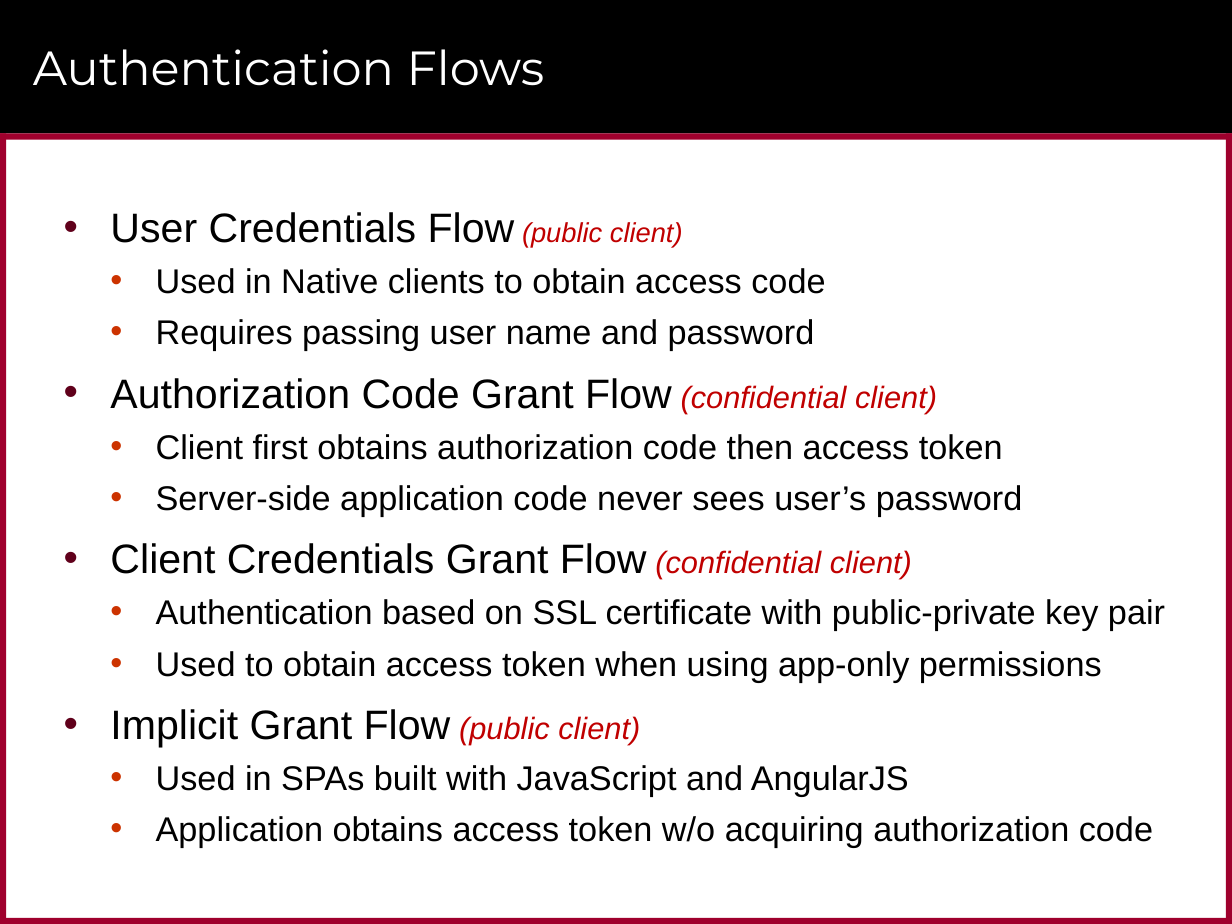
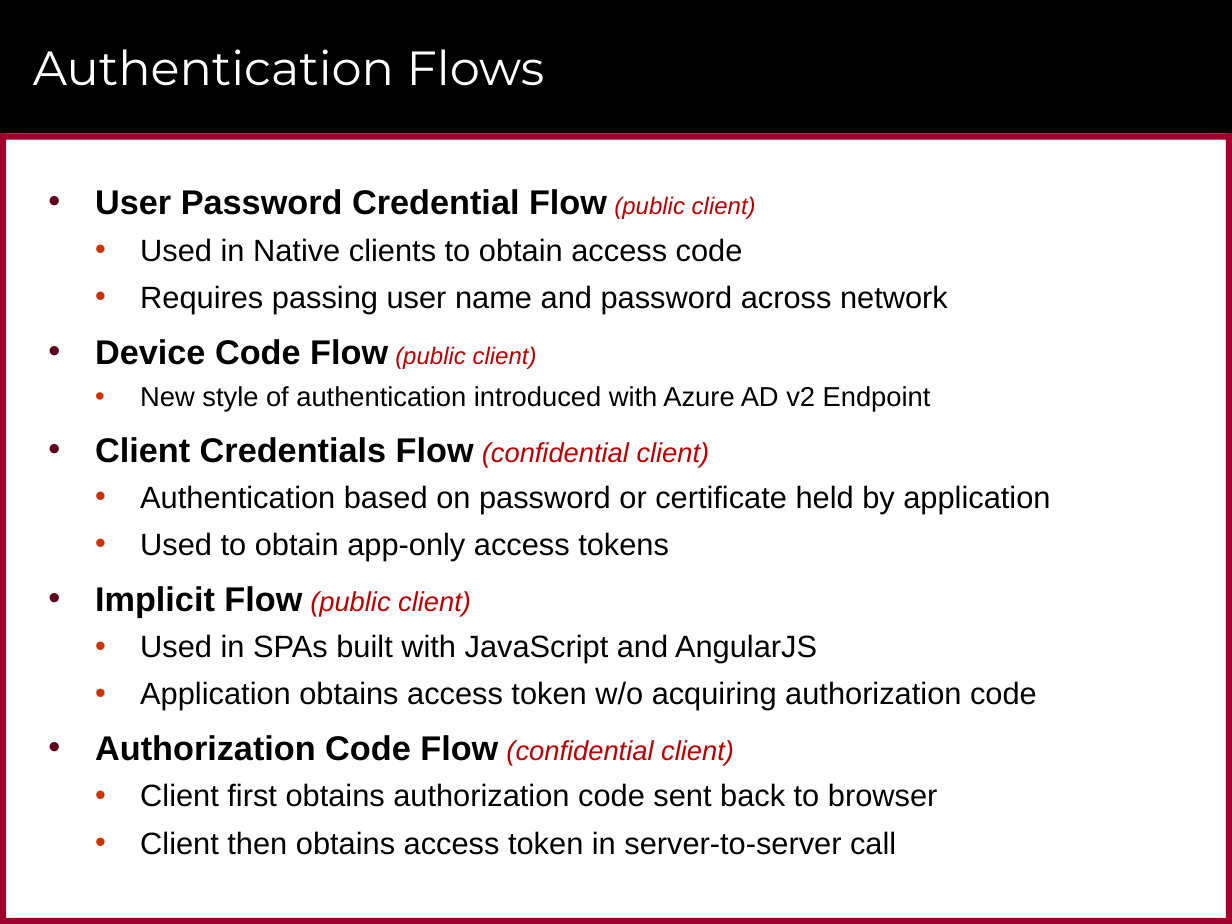
Before and after one commit to CriticalPathTraining/MSD365_Courseware, a slide deck: slide 7 of 07 AzureActiveDirectory.pptx (slide 8 before the commit). Drawn at 1232x924 pixels with LibreOffice and Linux fonts; fonts in the diff are those of the drawing; background and template pictures are left out. Boxes give left, top, right and bottom in pixels: in the first picture for what was removed or moved away, otherwise in the second. Text is boxed around its words. In the diff, an @@ line names an element or a change of style, - is before the commit and + after.

```diff
--- a/07 AzureActiveDirectory.pptx
+++ b/07 AzureActiveDirectory.pptx
@@ text "User Password Credential Flow (public ...": place and size @@
-text "User Password Credential Flow (public ..." at <box>110,212,1165,848</box>
+text "User Password Credential Flow (public ..." at <box>95,189,1050,855</box>
@@ text at <box>95,189,756,219</box>: text changed; size 24 to 20 pt; bold on @@
-• User Credentials Flow (public client)
+• User Password Credential Flow (public client)
@@ text at <box>140,238,1037,710</box>: size 20 to 18 pt in "Used in Native clients to obtain access ...", "Used in SPAs built with JavaScript and ...", "Application obtains access token w/o acquiring authorization ..." @@
@@ text at <box>95,285,1050,617</box>: text changed; size 20 to 18 pt @@
-  • Requires passing user name and password
-• Authorization Code Grant Flow (confidential client)
-  • Client first obtains authorization code then access token
-  • Server-side application code never sees user’s password
-• Client Credentials Grant Flow (confidential client)
-  • Authentication based on SSL certificate with public-private key pair
-  • Used to obtain access token when using app-only permissions
-• Implicit Grant Flow (public client)
+  • Requires passing user name and password across network
+• Device Code Flow (public client)
+  • New style of authentication introduced with Azure AD v2 Endpoint
+• Client Credentials Flow (confidential client)
+  • Authentication based on password or certificate held by application
+  • Used to obtain app-only access tokens
+• Implicit Flow (public client)
@@ text at <box>95,735,937,855</box>: paragraphs added @@
+• Authorization Code Flow (confidential client)
+  • Client first obtains authorization code sent back to browser
+  • Client then obtains access token in server-to-server call
```
Also in this commit, not shown: 15 other slides changed, 22 slides added, 15 slides removed, 15 other files.
